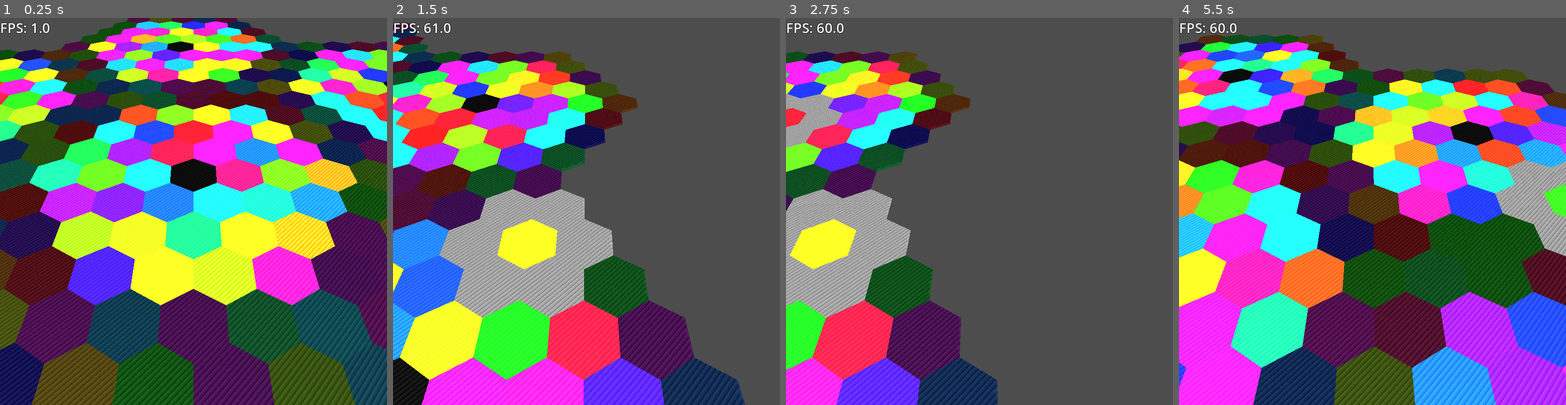
Above: before the commit, frames 1-4 (left to right).
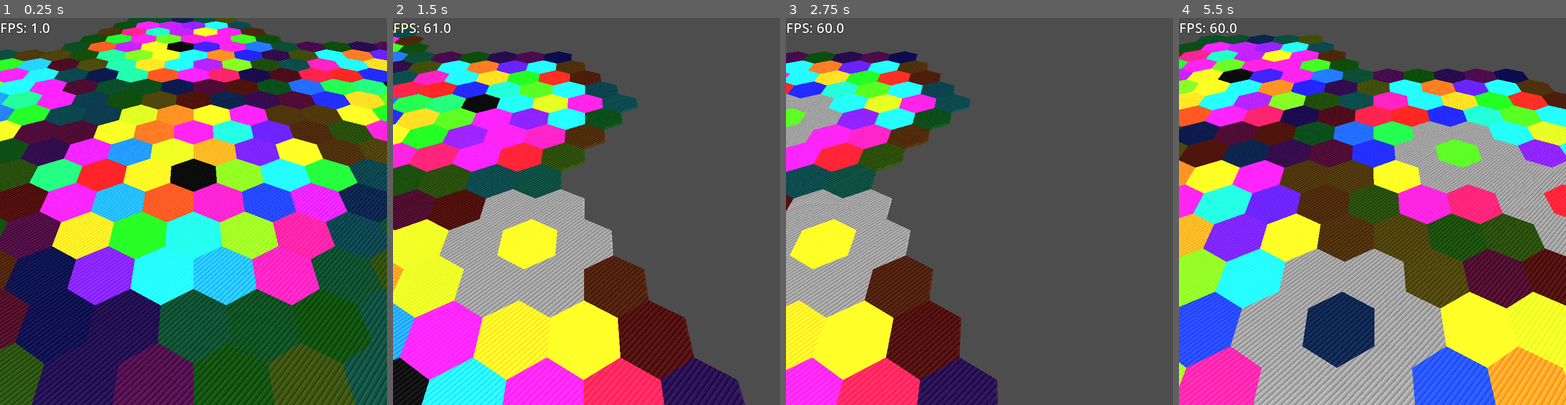
Above: after the commit, the same moments.

Repository: OrbitalOyster/golems
Game: Godot game, scene res://main.tscn
Same seed, same stepped clock (60 frames per second), same inputs: the game is played once before the commit and once after it.
Inputs (mouse positions are in pixels of both pictures, inside the frame that each line leads up to):
- Up to frame 1 (0.25 s): no input
- Up to frame 2 (1.5 s): tap Enter at 0.5 s; move the mouse to (671, 192) at 0.52 s; hold D 0.53-1.28 s; hold Middle mouse button (camera_move) 0.53-1.28 s; click (671, 192) at 0.67 s; move the mouse to (509, 230) at 1.27 s; hold A from 1.28 s (still down); tap Middle mouse button (camera_move) at 1.35 s; click (509, 230) at 1.42 s
- Up to frame 3 (2.75 s): move the mouse to (1018, 126) at 2.02 s; release A at 2.03 s; hold D from 2.03 s (still down); hold Middle mouse button (camera_move) from 2.03 s (still down); click (1018, 126) at 2.17 s
- Up to frame 4 (5.5 s): move the mouse to (1353, 288) at 2.77 s; release Middle mouse button (camera_move) at 2.78 s; tap Middle mouse button (camera_move) at 2.85, 4.35 s; click (1353, 288) at 2.92 s; tap Space at 3.5 s; move the mouse to (1488, 269) at 3.52 s; release D at 3.53 s; hold Middle mouse button (camera_move) 3.53-4.28 s; hold A from 3.53 s (still down); click (1488, 269) at 3.67 s; move the mouse to (1256, 153) at 4.27 s; click (1256, 153) at 4.42 s; move the mouse to (1391, 211) at 5.02 s; hold Middle mouse button (camera_move) from 5.03 s (still down); click (1391, 211) at 5.17 s

The runs differ from the first frame. In frame 1, 84% of the frame differs, in the area x 0-100%, y 0-100%; in frame 2, 41%; in frame 3, 23%; in frame 4, 78%.

Commit message:
FPS drop

Diff:
--- a/chunk.gd
+++ b/chunk.gd
@@ -38,9 +38,13 @@
 		hexes_node.add_child(new_hex)
 	hexes[0].set_color(Color.BLACK)
 
-func free_hexes():
-	for hex in hexes_node.get_children():
-		hex.queue_free()
+func generate_hex_instances():
+	for hex in hexes:
+		hex.generate_instance()
+
+func free_hex_instances():
+	for hex in hexes:
+		hex.free_instance()
 
 func _init(n: int, new_center_coords: CubicCoords):
 	chunk_coords = Math.linear_to_cubic(n)
@@ -64,6 +68,8 @@
 	hexes_node = Node3D.new()
 	add_child(hexes_node)
 
+	generate_hexes()
+
 func get_hex(coords: CubicCoords) -> Hex:
 	var linear = coords.to_linear()
 	if linear >= Math.get_number_of_hexes(Utils.CHUNK_RADIUS):
@@ -76,8 +82,8 @@
 
 func on_exit():
 	# print("Chunk exited: #", n)
-	free_hexes()
+	free_hex_instances()
 
 func on_enter():
 	# print("Chunk entered: #", n)
-	generate_hexes()
+	generate_hex_instances()
--- a/hex.gd
+++ b/hex.gd
@@ -5,6 +5,7 @@
 
 var color: Color
 var instance: MeshInstance3D
+var area3d: Area3D
 
 var notifier_size = Vector3(
 	Utils.HEX_RADIUS * sqrt(3.0),
@@ -23,7 +24,6 @@
 
 func on_clicked(_camera: Node, event: InputEvent, _event_position: Vector3, _normal: Vector3, _shape_idx: int):
 	if event is InputEventMouseButton and event.pressed and event.button_index == MOUSE_BUTTON_LEFT:
-		# print("Color ", color)
 		clicked_on.emit()
 
 func generate_instance():
@@ -31,11 +31,10 @@
 	instance.mesh = Utils.hex_mesh
 	apply_color()
 	add_child(instance)
-
 	# For 3D mouse picking
 	var collisionChape = CollisionShape3D.new()
 	collisionChape.shape = instance.mesh.create_convex_shape()
-	var area3d = Area3D.new()
+	area3d = Area3D.new()
 	area3d.input_ray_pickable = true
 	area3d.add_child(collisionChape)
 	area3d.input_event.connect(on_clicked)
@@ -43,13 +42,8 @@
 
 func free_instance():
 	instance.queue_free()
+	area3d.queue_free()
 
 func _init(new_color: Color):
 	color = new_color
 	generate_instance()
-
-#func on_enter():
-	#generate_instance()
-
-#func on_exit():
-	#free_instance()
--- a/main.gd
+++ b/main.gd
@@ -26,16 +26,6 @@
 		var previous_position_3d = mouse_screen_pos_to_ground_plane(previous_mouse_pos)
 		$MainCamera.position += (previous_position_3d - position_3d)
 
-	if event is InputEventMouseButton and event.is_pressed() and event.button_index == 1:
-		var mouse_pos = get_viewport().get_mouse_position()
-		var position3D = ground_plane.intersects_ray(
-			$MainCamera.project_ray_origin(mouse_pos),
-			$MainCamera.project_ray_normal(mouse_pos)
-		)
-
-		#var cubic = Math.cartesian_to_cubic(position3D.x, position3D.z)
-		#world.paint_hex(0, cubic)
-
 func _ready() -> void:
 	Utils.generate_meshes()
 	world = World.new(2)
--- a/world.gd
+++ b/world.gd
@@ -1,7 +1,15 @@
-extends Node
 class_name World
+extends Node3D
 
 var chunks: Array
+
+func get_chunk_neighbour(chunk: Chunk, d: int) -> Chunk:
+	var coords = chunk.get_neighbour_coords(d)
+	var linear = coords.to_linear()
+	if linear >= chunks.size():
+		return null
+	else:
+		return chunks[linear]
 
 func get_hex_neighbours(chunk_n: int, hex_coords: CubicCoords) -> Array[Hex]:
 	var chunk = chunks[chunk_n]
@@ -10,49 +18,53 @@
 	var s = hex_coords.s
 	var result: Array[Hex]
 	result.resize(6)
-	result.fill(null)
-
 	if hex_coords.is_rim():
 		# Top-right && right
 		if q == Utils.CHUNK_RADIUS - 1:
-			var neighbour_n = chunks[chunk_n].get_neighbour_coords(0).to_linear()
-			result[0] = chunks[neighbour_n].get_hex(CubicCoords.new(-q, -s, -r))
-			result[1] = chunks[neighbour_n].get_hex(CubicCoords.new(-q, -s+1, -r-1))
+			var neighbour = get_chunk_neighbour(chunk, 0)
+			if neighbour != null:
+				result[0] = neighbour.get_hex(CubicCoords.new(-q, -s, -r))
+				result[1] = neighbour.get_hex(CubicCoords.new(-q, -s+1, -r-1))
 		# Right && bottom-right
 		if s == -(Utils.CHUNK_RADIUS - 1):
-			var neighbour_n = chunks[chunk_n].get_neighbour_coords(1).to_linear()
-			result[1] = chunks[neighbour_n].get_hex(CubicCoords.new(-r, -q, -s))
-			result[2] = chunks[neighbour_n].get_hex(CubicCoords.new(-r-1, -q+1, -s))
+			var neighbour = get_chunk_neighbour(chunk, 1)
+			if neighbour != null:
+				result[1] = neighbour.get_hex(CubicCoords.new(-r, -q, -s))
+				result[2] = neighbour.get_hex(CubicCoords.new(-r-1, -q+1, -s))
 		# Bottom-right && bottom-left
 		if r == Utils.CHUNK_RADIUS - 1:
-			var neighbour_n = chunks[chunk_n].get_neighbour_coords(2).to_linear()
-			result[2] = chunks[neighbour_n].get_hex(CubicCoords.new(-s, -r, -q))
-			result[3] = chunks[neighbour_n].get_hex(CubicCoords.new(-s-1, -r, -q+1))
+			var neighbour = get_chunk_neighbour(chunk, 2)
+			if neighbour != null:
+				result[2] = neighbour.get_hex(CubicCoords.new(-s, -r, -q))
+				result[3] = neighbour.get_hex(CubicCoords.new(-s-1, -r, -q+1))
 		# Bottom-left && right
 		if q == -(Utils.CHUNK_RADIUS - 1):
-			var neighbour_n = chunks[chunk_n].get_neighbour_coords(3).to_linear()
-			result[3] = chunks[neighbour_n].get_hex(CubicCoords.new(-q, -s, -r))
-			result[4] = chunks[neighbour_n].get_hex(CubicCoords.new(-q, -s-1, -r+1))
+			var neighbour = get_chunk_neighbour(chunk, 3)
+			if neighbour != null:
+				result[3] = neighbour.get_hex(CubicCoords.new(-q, -s, -r))
+				result[4] = neighbour.get_hex(CubicCoords.new(-q, -s-1, -r+1))
 		# Right && top-right
 		if s == Utils.CHUNK_RADIUS - 1:
-			var neighbour_n = chunks[chunk_n].get_neighbour_coords(4).to_linear()
-			result[4] = chunks[neighbour_n].get_hex(CubicCoords.new(-r, -q, -s))
-			result[5] = chunks[neighbour_n].get_hex(CubicCoords.new(-r+1, -q-1, -s))
+			var neighbour = get_chunk_neighbour(chunk, 4)
+			if neighbour != null:
+				result[4] = neighbour.get_hex(CubicCoords.new(-r, -q, -s))
+				result[5] = neighbour.get_hex(CubicCoords.new(-r+1, -q-1, -s))
 		# Top-right && top
 		if r == -(Utils.CHUNK_RADIUS - 1):
-			var neighbour_n = chunks[chunk_n].get_neighbour_coords(5).to_linear()
-			result[5] = chunks[neighbour_n].get_hex(CubicCoords.new(-s, -r, -q))
-			result[0] = chunks[neighbour_n].get_hex(CubicCoords.new(-s+1, -r, -q-1))
+			var neighbour = get_chunk_neighbour(chunk, 5)
+			if neighbour != null:
+				result[5] = neighbour.get_hex(CubicCoords.new(-s, -r, -q))
+				result[0] = neighbour.get_hex(CubicCoords.new(-s+1, -r, -q-1))
 		# Top && top-right (single hex)
 		if r == -(Utils.CHUNK_RADIUS - 1) && q == Utils.CHUNK_RADIUS - 1:
-			var neighbour_n = chunks[chunk_n].get_neighbour_coords(0).to_linear()
-			result[0] = chunks[neighbour_n].get_hex(CubicCoords.new(-q, -s, -r))
+			var neighbour = get_chunk_neighbour(chunk, 0)
+			if neighbour != null:
+				result[0] = neighbour.get_hex(CubicCoords.new(-q, -s, -r))
 
 	var neighbour_coords = hex_coords.get_all_neighbour_coords()
 	for i in 6:
 		if result[i] == null:
 			result[i] = chunk.hexes[neighbour_coords[i].to_linear()]
-
 	return result
 
 func paint_hex(chunk_n: int, coords: CubicCoords):
Not shown, added: export_presets.cfg
